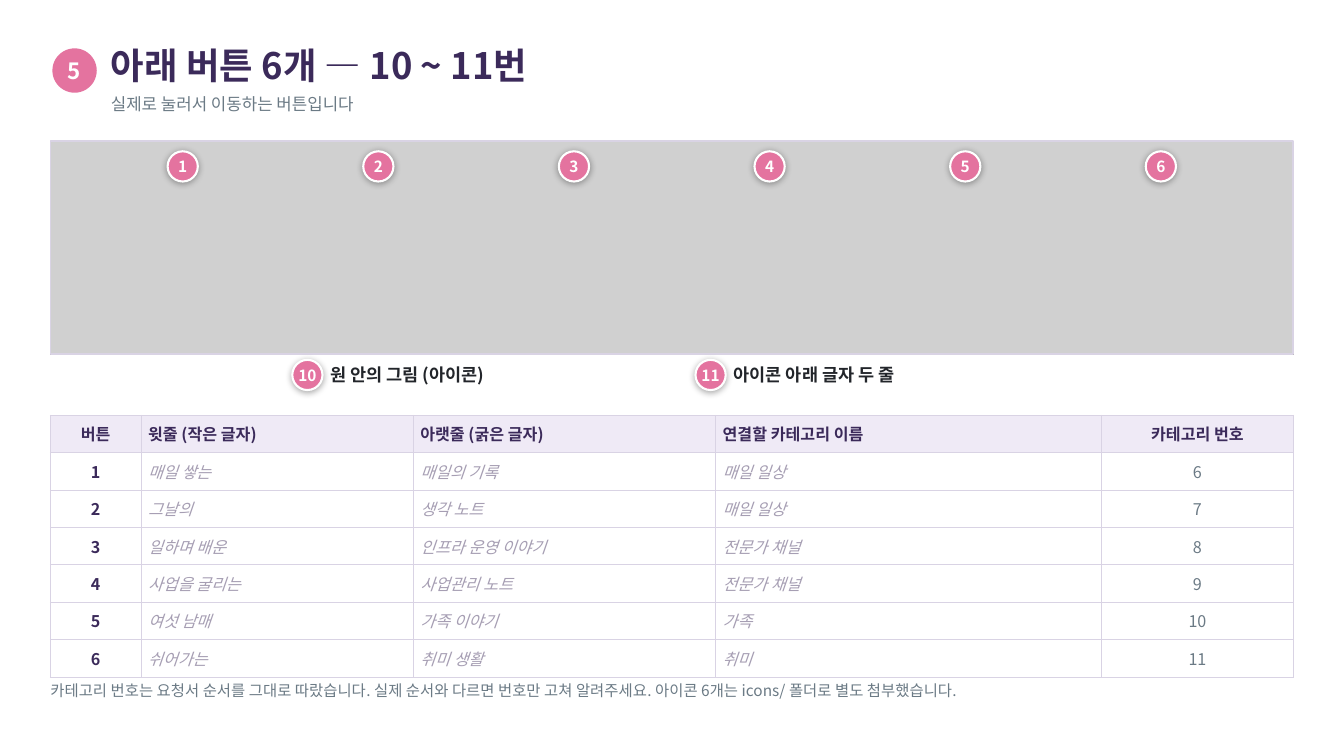
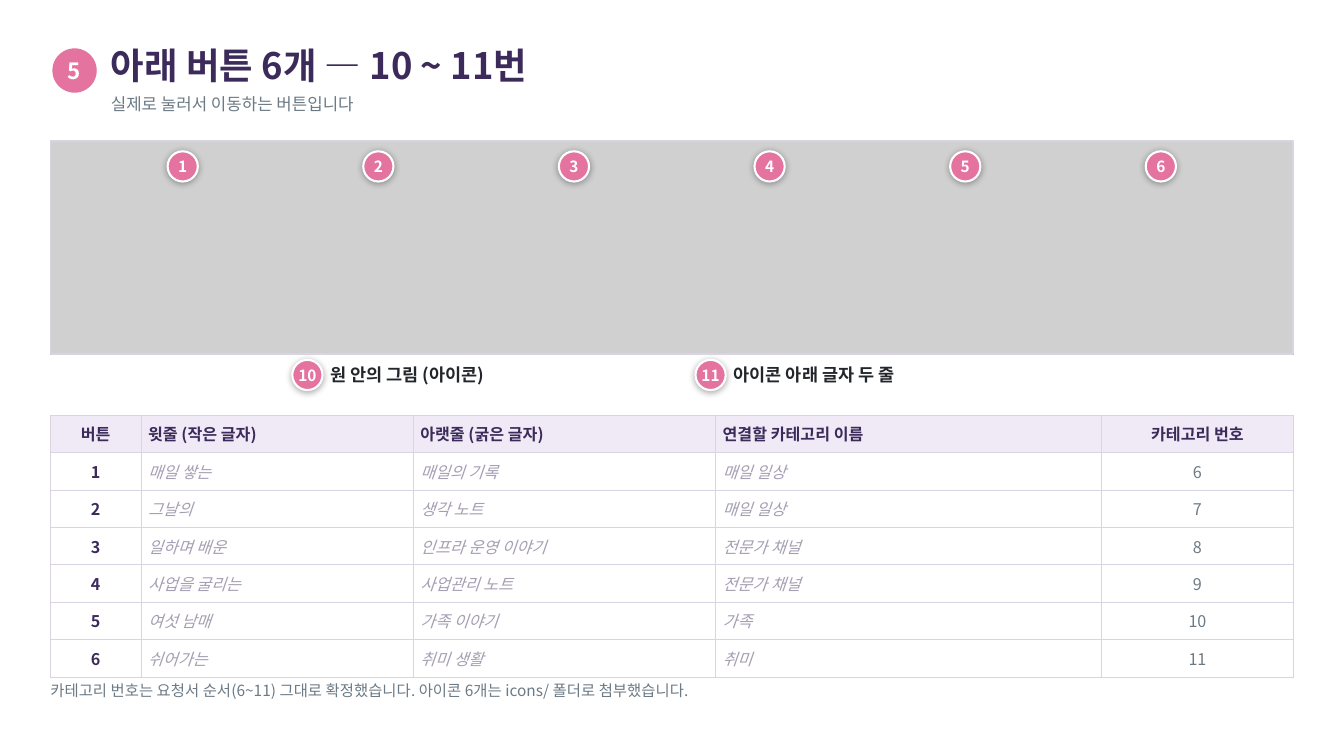
Before and after one commit to ChampionJohan/Johan, a slide deck: slide 6 of blog-brief/회신-어쩌다보니최씨.pptx. Drawn at 1344x756 pixels with LibreOffice and Linux fonts; fonts in the diff are those of the drawing; grey boxes stand for pictures. Boxes give left, top, right and bottom in pixels: in the first picture for what was removed or moved away, otherwise in the second. Text is boxed around its words. In the diff, an @@ line names an element or a change of style, - is before the commit and + after.

```diff
--- a/blog-brief/회신-어쩌다보니최씨.pptx
+++ b/blog-brief/회신-어쩌다보니최씨.pptx
@@ text at box(50, 683, 689, 699): text changed @@
-카테고리 번호는 요청서 순서를 그대로 따랐습니다. 실제 순서와 다르면 번호만 고쳐 알려주세요. 아이콘 6개는 icons/ 폴더로 별도 첨부했습니다.
+카테고리 번호는 요청서 순서(6~11) 그대로 확정했습니다. 아이콘 6개는 icons/ 폴더로 첨부했습니다.
```
Also in this commit, not shown: 1 other slide changed, 1 other file.
